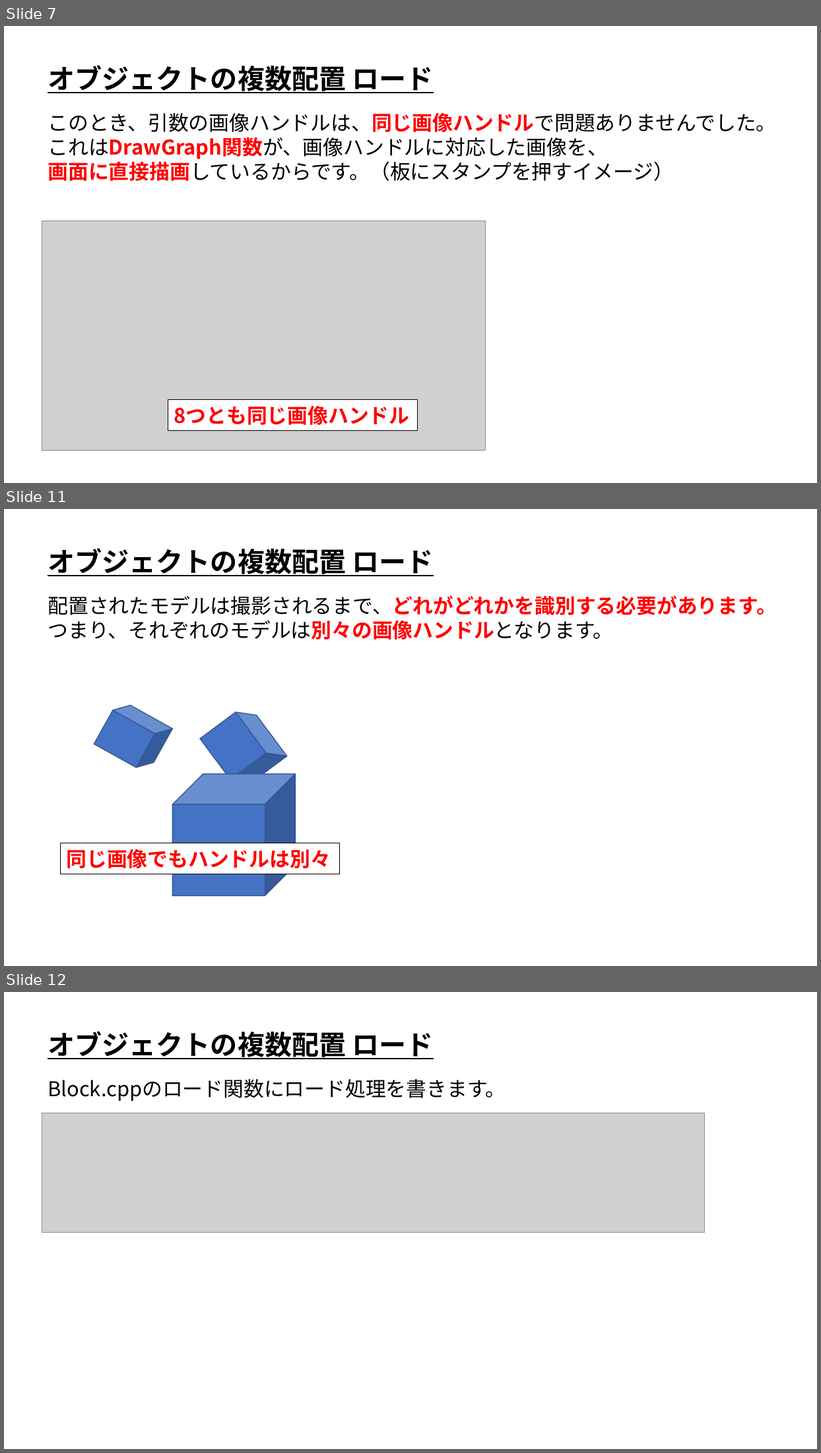
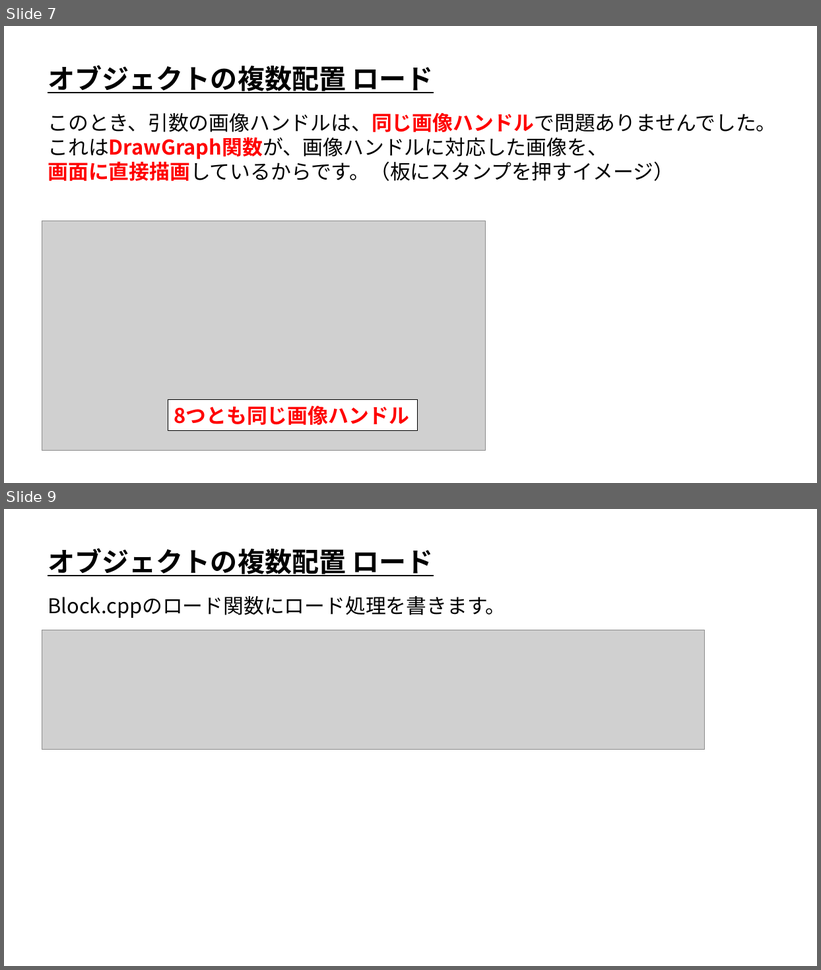
Before and after one commit to ArakiYusuke-Ohara/Textbook, a slide deck: ゲーム科2年/00_前期/ゲーム開発Ⅰ/05_オブジェクトの複数配置.pptx. Shown one above the other, each under a label of ours: slides 7, 11 and 12 before the commit, slides 7 and 9 after it; the slides between them are not shown. The pictures are 821x1453 and 821x970 pixels, drawn with LibreOffice and Linux fonts; fonts in the diff are those of the drawing; grey boxes stand for pictures. Boxes give left, top, right and bottom in pixels: in the first picture for what was removed or moved away, otherwise in the second. Text is boxed around its words. In the diff, an @@ line names an element or a change of style, - is before the commit and + after.

```diff
--- a/ゲーム科2年/00_前期/ゲーム開発Ⅰ/05_オブジェクトの複数配置.pptx
+++ b/ゲーム科2年/00_前期/ゲーム開発Ⅰ/05_オブジェクトの複数配置.pptx
@@ slide 11 removed at bbox=[4, 509, 817, 966], background #FFFFFF @@
@@ text removed at bbox=[48, 548, 434, 576] @@
-オブジェクトの複数配置 ロード
@@ text removed at bbox=[48, 595, 776, 640] @@
-配置されたモデルは撮影されるまで、どれがどれかを識別する必要があります。
-つまり、それぞれのモデルは別々の画像ハンドルとなります。
@@ cube removed at bbox=[94, 699, 172, 774] @@
@@ cube removed at bbox=[200, 704, 287, 792] @@
@@ cube removed at bbox=[172, 774, 295, 896] @@
@@ rectangle removed at bbox=[61, 844, 340, 875] @@
-同じ画像でもハンドルは別々
@@ what was slide 12 is now slide 9 @@
```
Also in this commit, not shown: 12 slides changed, 2 other slides removed, 9 other files.
